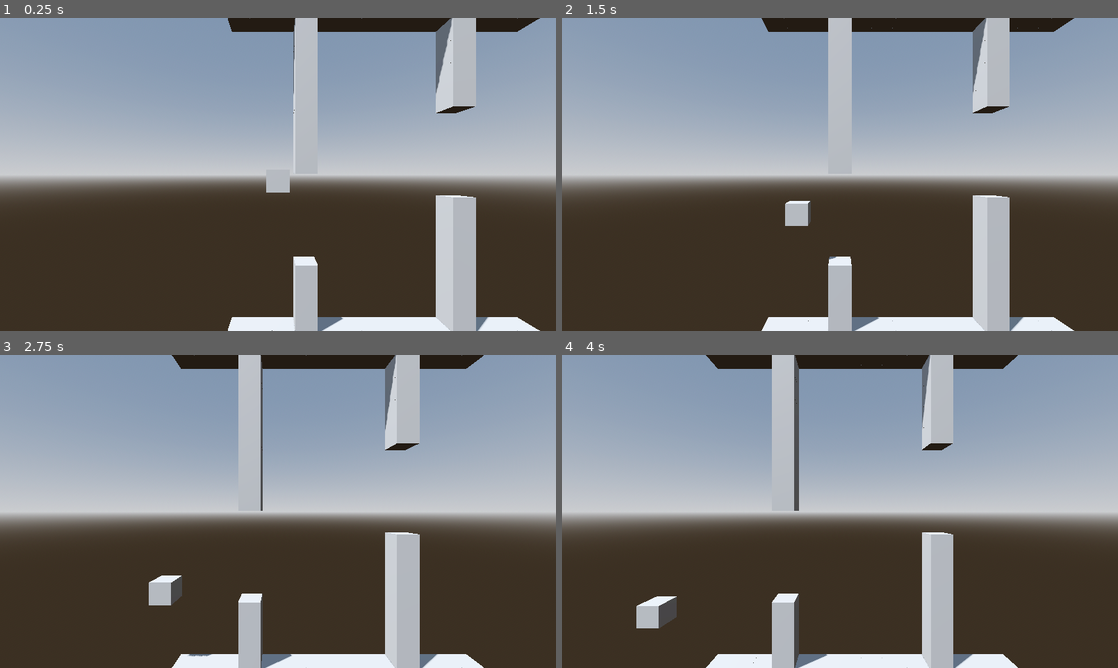
Above: before the commit, frames 1-4 (two rows, left to right).
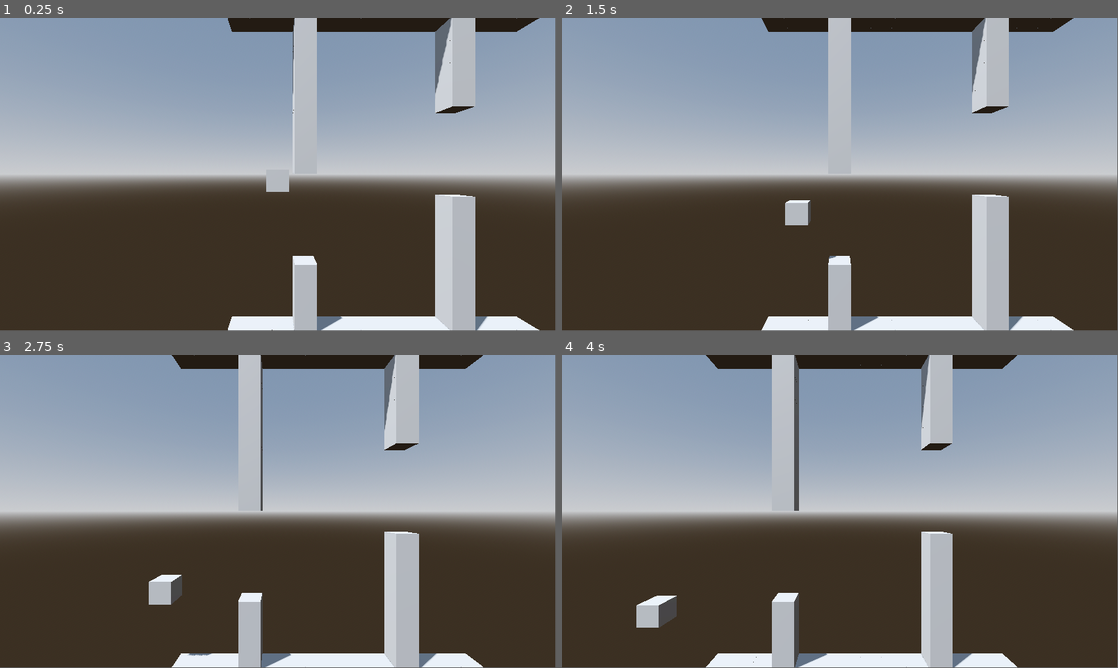
Above: after the commit, the same moments.

Repository: Trouperton/Floppy-Disk-Godot
Game: Godot game, scene res://scenes/Test_Level.tscn
The game is run twice, just before and just after one commit, with the same random seed, the same clock (stepped at 60 frames per second) and the same inputs. The project has no main scene, so this scene is started directly.
Inputs:
- Up to frame 1 (0.25 s): no input
- Up to frame 2 (1.5 s): tap Enter (ui_accept) at 0.5, 0.77 s
- Up to frame 3 (2.75 s): tap Enter (ui_accept) at 1.52 s
- Up to frame 4 (4 s): tap Enter (ui_accept) at 3.02, 3.77 s
The window is 800x450 before the commit and 799x449 after it. Grey fills any space a smaller window leaves; there, only what the larger window draws over its background counts as a difference.

The runs differ from the first frame. In frame 1, 1.0% of the frame differs, in the area x 0-100%, y 0-100%; in frame 2, 0.9%; in frame 3, 0.8%; in frame 4, 0.8%.

Commit message:
Renamed and moved terrain segment script.

Diff:
--- a/project.godot
+++ b/project.godot
@@ -14,10 +14,6 @@
 config/features=PackedStringArray("4.6", "Forward Plus")
 config/icon="res://icon.svg"
 
-[display]
-
-window/stretch/mode="viewport"
-
 [physics]
 
 3d/physics_engine="Jolt Physics"
--- a/scenes/Test_Level.tscn
+++ b/scenes/Test_Level.tscn
@@ -1,7 +1,7 @@
 [gd_scene format=3 uid="uid://dltqfqq4a1akj"]
 
 [ext_resource type="MeshLibrary" uid="uid://cqwiys68401cq" path="res://resources/ML_Prototype.tres" id="1_yvvix"]
-[ext_resource type="Script" uid="uid://to5nvc5amn32" path="res://_dev/SegmentMove.gd" id="2_wkt5j"]
+[ext_resource type="Script" uid="uid://to5nvc5amn32" path="res://code/scripts/TerrainSegment.gd" id="2_wkt5j"]
 [ext_resource type="Script" uid="uid://bjvja0cw66hro" path="res://code/scripts/CharacterController.gd" id="3_6r4da"]
 
 [sub_resource type="ProceduralSkyMaterial" id="ProceduralSkyMaterial_7nyux"]
Renamed: _dev/SegmentMove.gd -> code/scripts/TerrainSegment.gd
Renamed: _dev/SegmentMove.gd.uid -> code/scripts/TerrainSegment.gd.uid
Not shown: 2 places in resources/ML_Prototype.tres that only renumber resources
